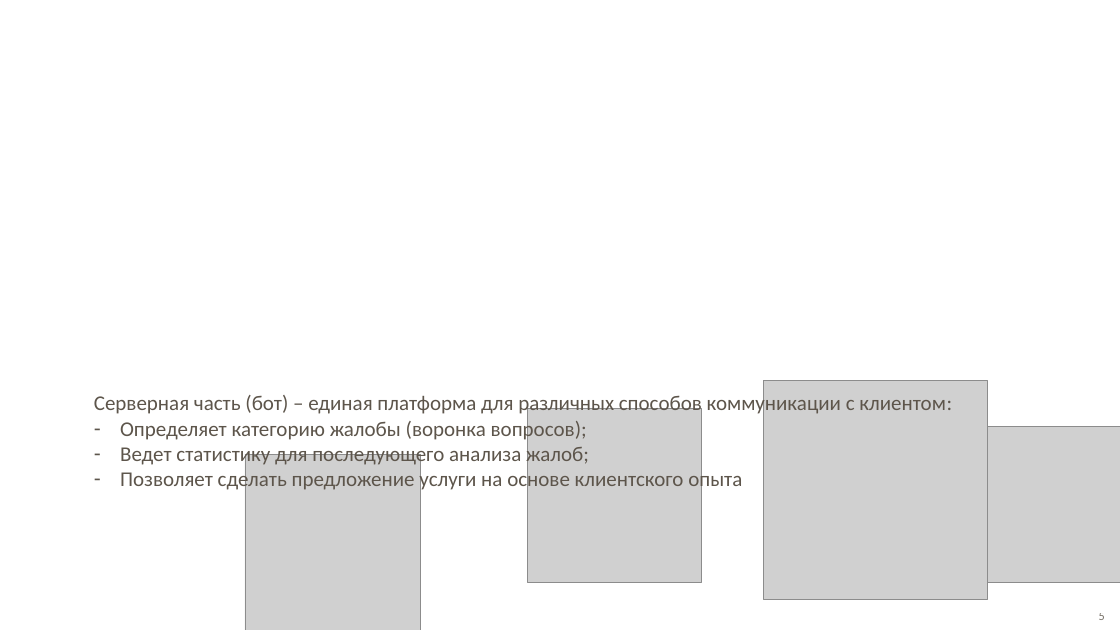
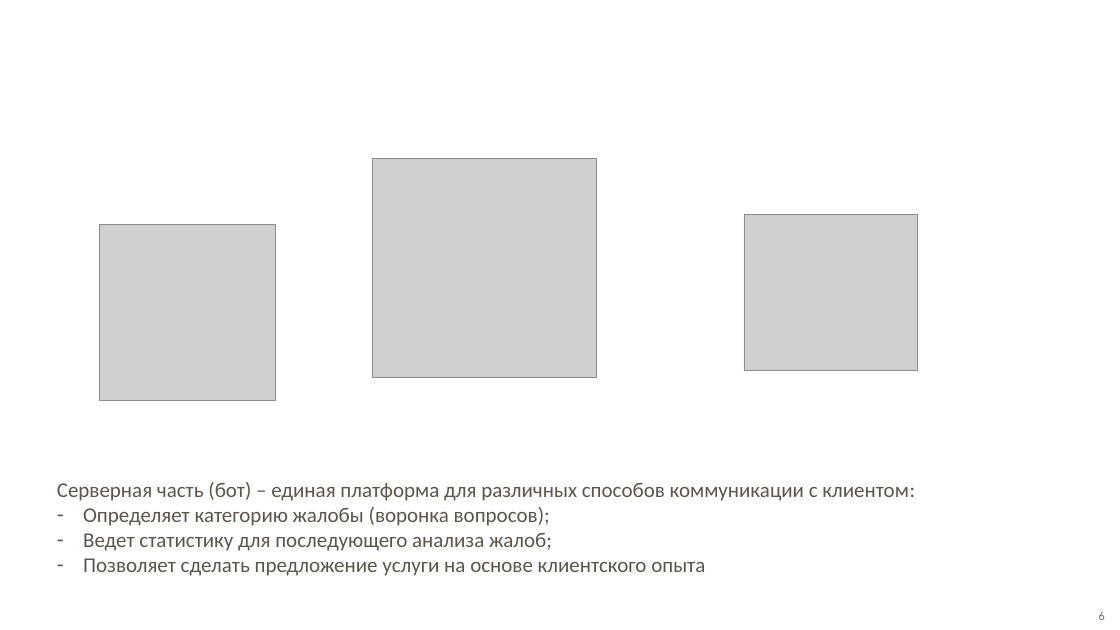
Before and after one commit to NozhkinNikita/sberkinator, a slide deck: slide 6 of Хакатон_УР.pptx (slide 5 before the commit). Drawn at 1120x630 pixels with LibreOffice and Linux fonts; fonts in the diff are those of the drawing; grey boxes stand for pictures. Boxes give left, top, right and bottom in pixels: in the first picture for what was removed or moved away, otherwise in the second. Text is boxed around its words. In the diff, an @@ line names an element or a change of style, - is before the commit and + after.

Commit message:
fix presentation

```diff
--- a/Хакатон_УР.pptx
+++ b/Хакатон_УР.pptx
@@ picture: place and size @@
-picture at [764, 381, 988, 599]
+picture at [373, 159, 597, 377]
@@ picture: place and size @@
-picture at [245, 455, 421, 630]
+picture at [100, 225, 276, 401]
@@ picture: place and size @@
-picture at [947, 427, 1120, 582]
+picture at [744, 215, 918, 371]
@@ picture removed at [528, 409, 702, 583] @@
@@ text "Серверная часть (бот) – единая ..." rewrapped from [94, 393, 952, 493] to [57, 482, 915, 576] @@
```
Also in this commit, not shown: 1 slide added.
